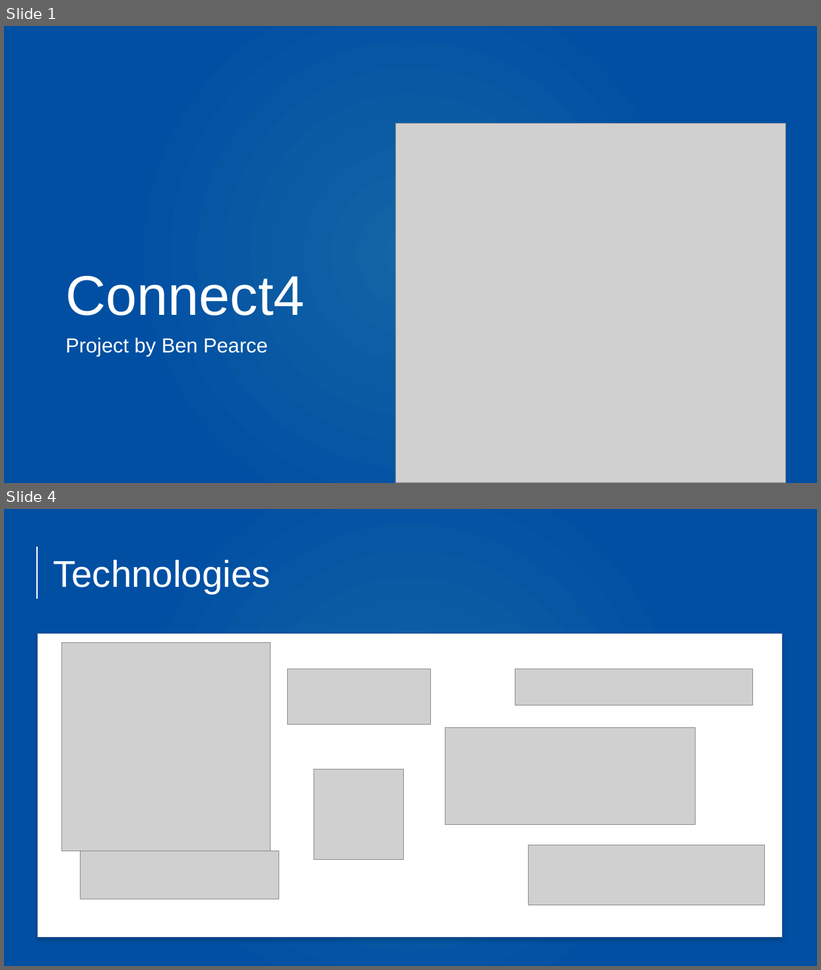
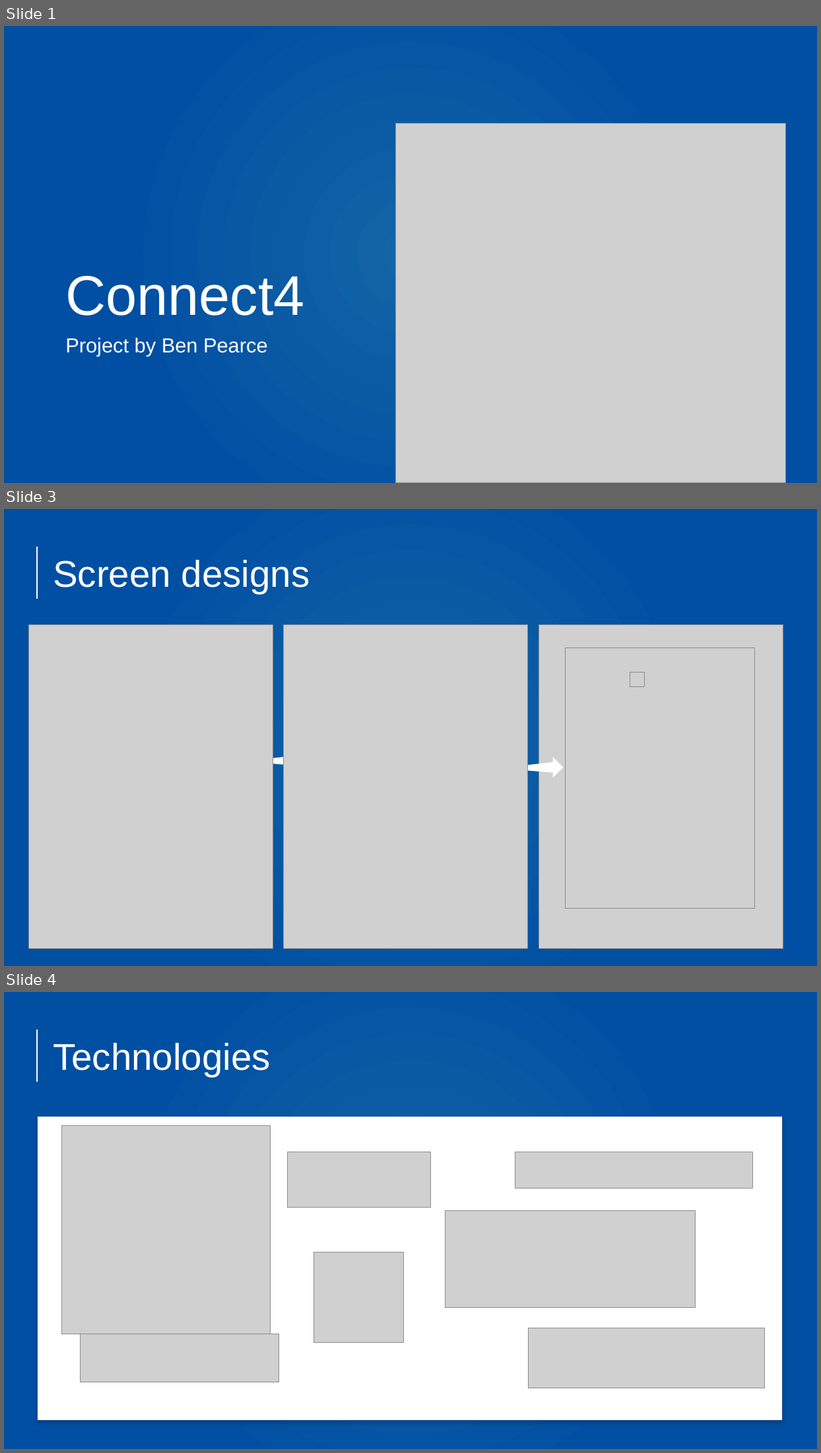
Before and after one commit to ben-pearce/connect-four, a slide deck: final/presentation.pptx. Shown one above the other, each under a label of ours: slides 1 and 4 before the commit, slides 1, 3 and 4 after it; the slides between them are not shown. The pictures are 821x970 and 821x1453 pixels, drawn with LibreOffice and Linux fonts; fonts in the diff are those of the drawing; grey boxes stand for pictures. Boxes give left, top, right and bottom in pixels: in the first picture for what was removed or moved away, otherwise in the second. Text is boxed around its words. In the diff, an @@ line names an element or a change of style, - is before the commit and + after.

```diff
--- a/final/presentation.pptx
+++ b/final/presentation.pptx
@@ slide 3 added at (4,509,817,966), background gradient #1365A6 to #004FA3 @@
@@ line added from (37, 547) to (37, 599), #FFFFFF 2 pt @@
@@ title added at (53,560,310,593), 44 pt, text #FFFFFF @@
+Screen designs
@@ picture added at (29,625,273,949) @@
@@ picture added at (284,625,528,949) @@
@@ picture added at (539,625,783,949) @@
@@ picture added at (566,648,755,908) @@
@@ picture added at (630,673,645,687) @@
@@ freeform shape added at (249,751,308,771), fill #FFFFFF @@
@@ freeform shape added at (504,757,564,778), fill #FFFFFF @@
```
Also in this commit, not shown: 1 slide changed, 5 other slides added.
